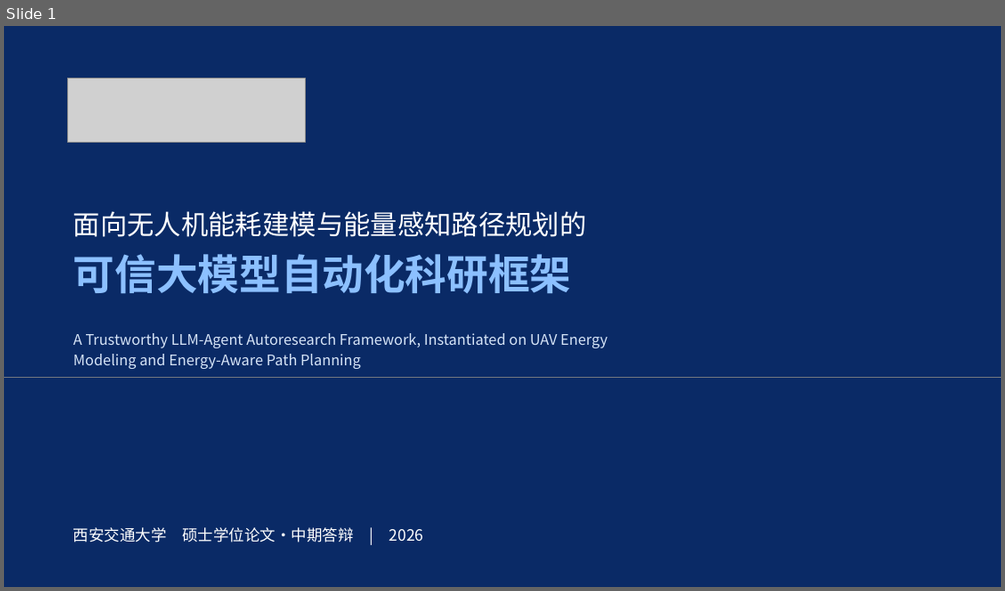
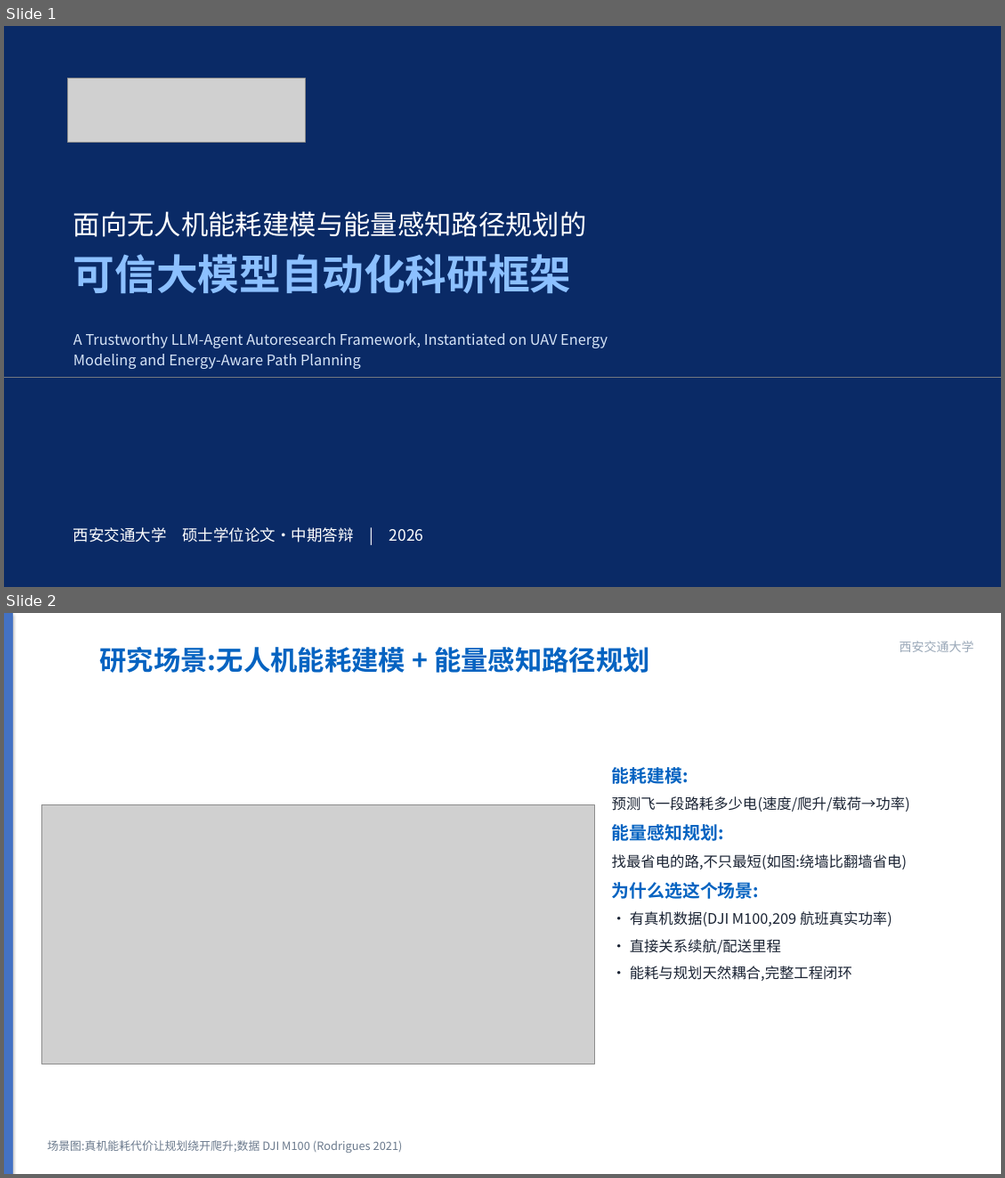
Before and after one commit to wbz0429/PathPlanningwithEnergy, a slide deck: autoresearch/energy_m100/experiments/midterm_defense.pptx. Shown one above the other, each under a label of ours: slide 1 before the commit, slides 1 and 2 after it. The pictures are 1005x591 and 1005x1178 pixels, drawn with LibreOffice and Linux fonts; fonts in the diff are those of the drawing; grey boxes stand for pictures. Boxes give left, top, right and bottom in pixels: in the first picture for what was removed or moved away, otherwise in the second. Text is boxed around its words. In the diff, an @@ line names an element or a change of style, - is before the commit and + after.

```diff
--- a/autoresearch/energy_m100/experiments/midterm_defense.pptx
+++ b/autoresearch/energy_m100/experiments/midterm_defense.pptx
@@ slide 2 added at (x1=4, y1=613, x2=1001, y2=1174), background #FFFFFF @@
@@ rectangle added at (x1=4, y1=613, x2=13, y2=1174), fill #4472C4 @@
@@ text added at (x1=99, y1=647, x2=650, y2=673), 26 pt, text #0563C1, bold @@
+研究场景:无人机能耗建模 + 能量感知路径规划
@@ text added at (x1=899, y1=641, x2=974, y2=652), 12 pt, text #9AA8B8 @@
+西安交通大学
@@ text added at (x1=612, y1=767, x2=910, y2=981), 14 pt, text #1A2333 @@
+能耗建模:
+预测飞一段路耗多少电(速度/爬升/载荷→功率)
+能量感知规划:
+找最省电的路,不只最短(如图:绕墙比翻墙省电)
+为什么选这个场景:
+· 有真机数据(DJI M100,209 航班真实功率)
+· 直接关系续航/配送里程
+· 能耗与规划天然耦合,完整工程闭环
@@ picture added at (x1=41, y1=805, x2=595, y2=1064) @@
@@ text added at (x1=48, y1=1140, x2=403, y2=1152), 11 pt, text #6B7A8D @@
+场景图:真机能耗代价让规划绕开爬升;数据 DJI M100 (Rodrigues 2021)
```
Also in this commit, not shown: 1 other slide added, 3 other files.
